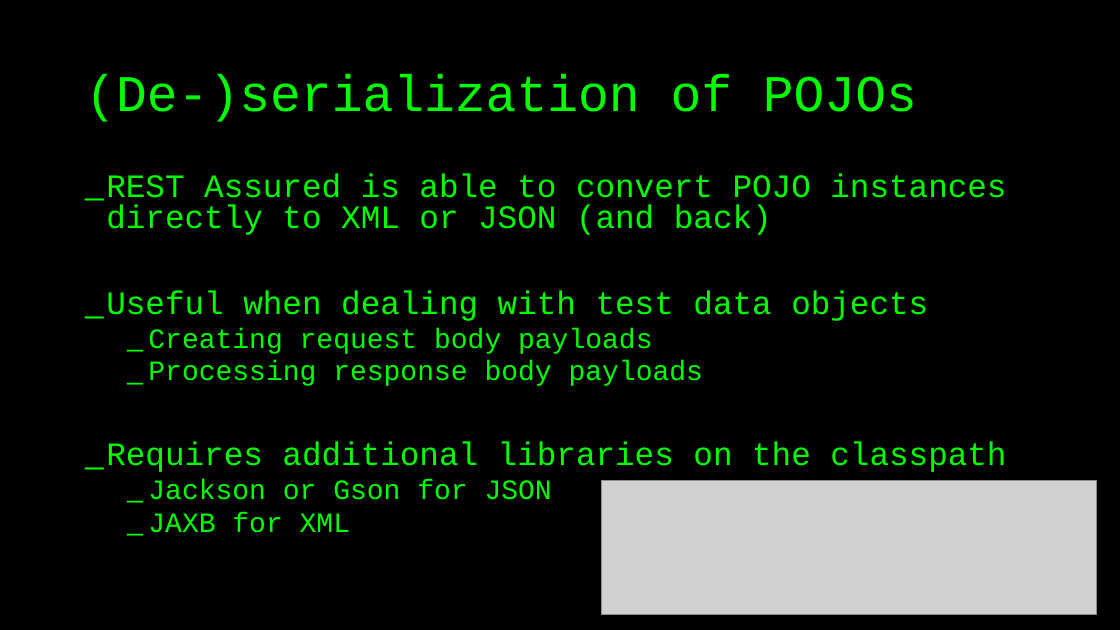
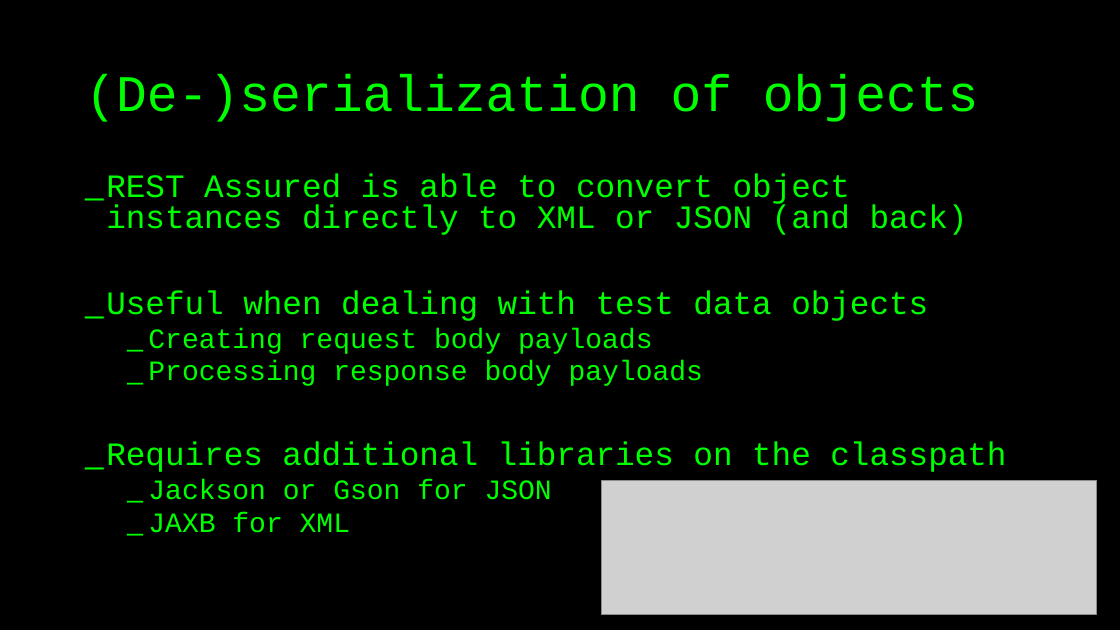
Before and after one commit to basdijkstra/rest-assured-workshop, a slide deck: slide 64 of RestAssuredWorkshop.pptx. Drawn at 1120x630 pixels with LibreOffice and Linux fonts; fonts in the diff are those of the drawing; grey boxes stand for pictures. Boxes give left, top, right and bottom in pixels: in the first picture for what was removed or moved away, otherwise in the second. Text is boxed around its words. In the diff, an @@ line names an element or a change of style, - is before the commit and + after.

```diff
--- a/RestAssuredWorkshop.pptx
+++ b/RestAssuredWorkshop.pptx
@@ title at (x1=85, y1=73, x2=979, y2=122): text changed @@
-(De-)serialization of POJOs
+(De-)serialization of objects
@@ text at (x1=106, y1=173, x2=968, y2=235): text changed @@
-_ REST Assured is able to convert POJO instances directly to XML or JSON (and back)
+_ REST Assured is able to convert object instances directly to XML or JSON (and back)
```
Also in this commit, not shown: 38 other slides changed, 2 other files.
